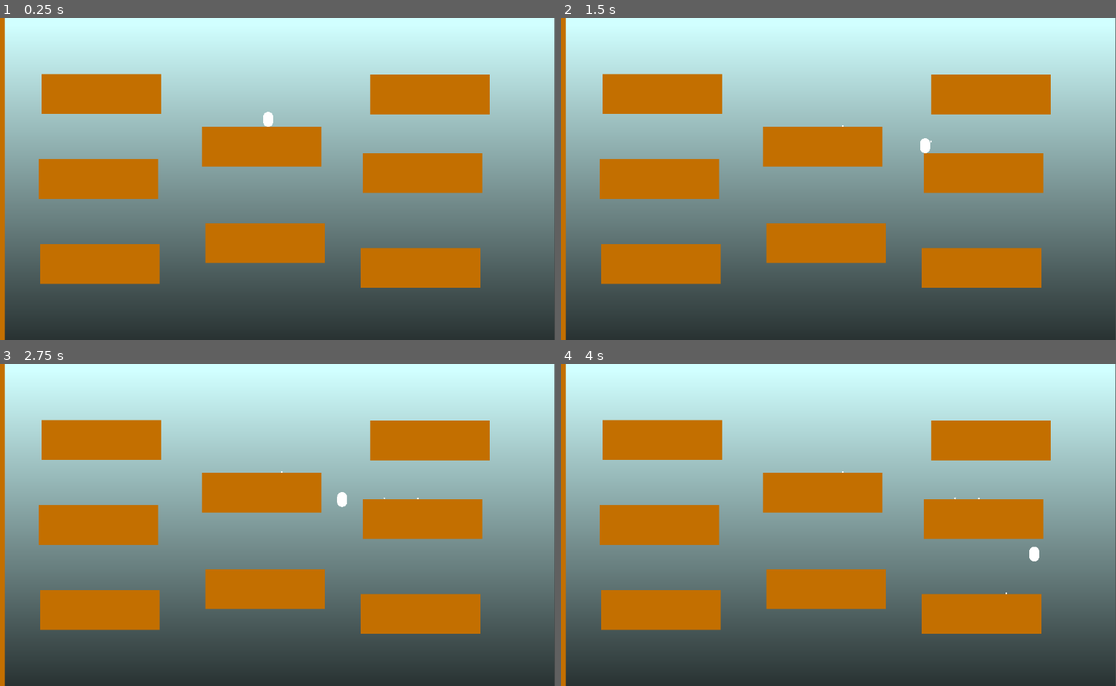
Above: before the commit, frames 1-4 (two rows, left to right).
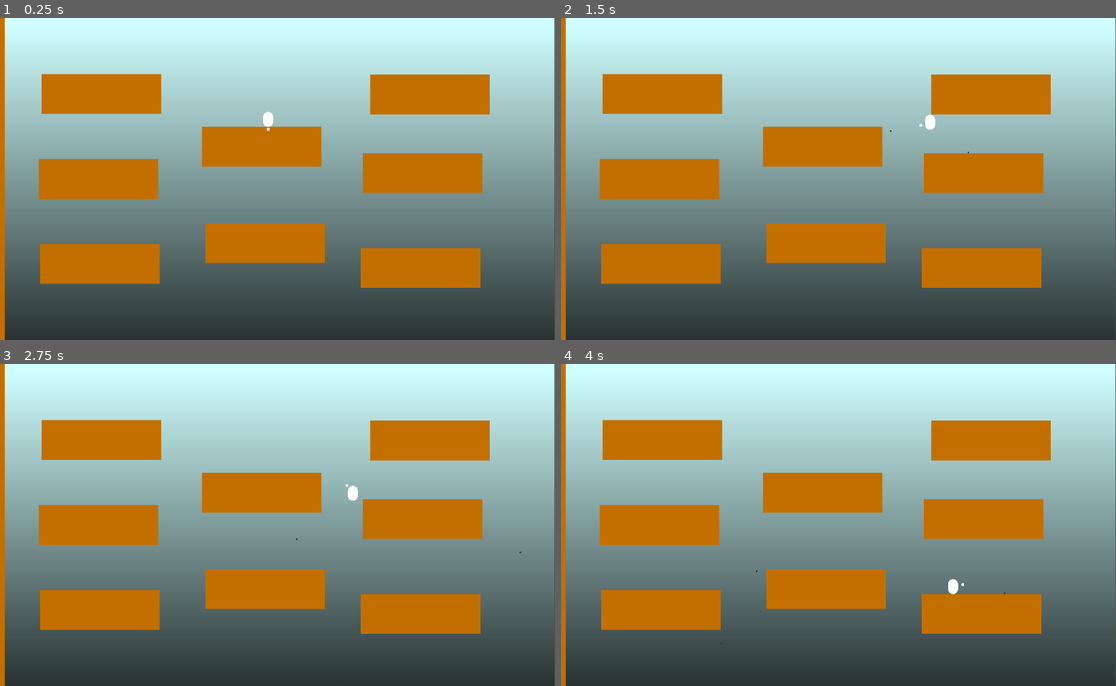
Above: after the commit, the same moments.

Repository: JoshuaHerring/Exodus-Project
Game: Godot game, scene res://scenes/main.tscn
Two runs of this game, one before a commit and one after it. Both use one fixed random seed, a clock stepped at 60 frames per second and the inputs below.
Inputs (mouse positions are in pixels of both pictures, inside the frame that each line leads up to):
- Up to frame 1 (0.25 s): no input
- Up to frame 2 (1.5 s): tap Enter at 0.5 s; move the mouse to (955, 162) at 0.52 s; hold D (right) from 0.53 s (still down); click (955, 162) at 0.6 s; tap Space (jump) at 0.77 s; move the mouse to (716, 195) at 1.27 s; click (716, 195) at 1.35 s
- Up to frame 3 (2.75 s): tap Space (jump) at 1.52 s; move the mouse to (327, 454) at 2.02 s; release D (right) at 2.03 s; hold A (left) from 2.03 s (still down); click (327, 454) at 2.1 s
- Up to frame 4 (4 s): move the mouse to (799, 589) at 2.77 s; release A (left) at 2.78 s; hold D (right) from 2.78 s (still down); click (799, 589) at 2.85 s; tap Space (jump) at 3.02, 3.77 s; move the mouse to (999, 573) at 3.52 s; click (999, 573) at 3.6 s

The runs differ from the first frame. In frame 1, less than 0.1% of the frame differs, in the area x 48-49%, y 34-36%; in frame 2, 0.2%; in frame 3, 0.2%; in frame 4, 0.2%, in the area x 28-87%, y 33-88%.

Commit message:
test bullet and aiming implemented

Diff:
--- a/scenes/player.tscn
+++ b/scenes/player.tscn
@@ -8,6 +8,10 @@
 radius = 10.0
 height = 30.0
 
+[sub_resource type="SphereMesh" id="SphereMesh_3pr8i"]
+radius = 3.0
+height = 6.0
+
 [node name="Player" type="CharacterBody2D" groups=["player"]]
 script = ExtResource("1_uj3tq")
 
@@ -16,3 +20,8 @@
 
 [node name="MeshInstance2D" type="MeshInstance2D" parent="."]
 mesh = SubResource("CapsuleMesh_4k6qb")
+
+[node name="Hand" type="Node2D" parent="."]
+
+[node name="MeshInstance2D" type="MeshInstance2D" parent="Hand"]
+mesh = SubResource("SphereMesh_3pr8i")
--- a/scenes/test_bullet.tscn
+++ b/scenes/test_bullet.tscn
@@ -15,3 +15,4 @@
 [node name="ColorRect" type="ColorRect" parent="."]
 offset_right = 3.0
 offset_bottom = 3.0
+color = Color(0.129412, 0.219608, 0.164706, 1)
--- a/scripts/player.gd
+++ b/scripts/player.gd
@@ -1,25 +1,31 @@
 extends CharacterBody2D
+
+const TEST_BULLET = preload("res://scenes/test_bullet.tscn")
+@onready var hand = $Hand
 
 
 const SPEED = 300.0
 const JUMP_VELOCITY = -500.0
 const TERMINAL_VELOCITY = 600
 const GRAVITY = 2000
-const WALL_SLIDE_VELOCITY = 200
-const TEST_BULLET = preload("res://scenes/test_bullet.tscn")
+const WALL_SLIDE_VELOCITY = 150
+const HAND_DISTANCE = 20
+
+var bullet_speed = 500
 
 # DIVIDE THE LOGIC UP INTO FUNCTIONS AND ABSTRACT
 func _physics_process(delta):
 	movement(delta)
-	shoot()
+	#shoot()
+	aim()
 	move_and_slide()
 
-
-func shoot():
+func shoot(bullet_velocity, bullet_start):
 	if Input.is_action_just_pressed("fire"):
 		print('bang')
 		var bulleteInstance = TEST_BULLET.instantiate()
-		bulleteInstance.position = position
+		bulleteInstance.position = bullet_start
+		bulleteInstance.linear_velocity = bullet_velocity
 		get_parent().add_child(bulleteInstance)
 
 func gravity(delta):
@@ -57,6 +63,24 @@
 	if velocity.y > TERMINAL_VELOCITY:
 		velocity.y = TERMINAL_VELOCITY
 
+func aim():
+	var cursor_position = get_global_mouse_position()
+	var player_position = global_position
+	# Calculate the direction vector from the player to the cursor
+	var direction_vector = (cursor_position - player_position).normalized()
+
+	# Use the hand to aim
+	hand.global_position = player_position + direction_vector * HAND_DISTANCE
+
+	# Optionally, rotate the hand to face the cursor var direction_vector = (cursor_position - player_position).normalized() hand.rotation = direction_vector.angle()
+
+	# Calculate velocity
+	var bullet_velocity = direction_vector * bullet_speed
+	# Shoot the bullet with the above velocity
+	shoot(bullet_velocity, hand.global_position)
+
+
+
 func movement(delta):
 	gravity(delta)
 	jump()
Not shown: 1 places in scenes/player.tscn that only renumber resources
